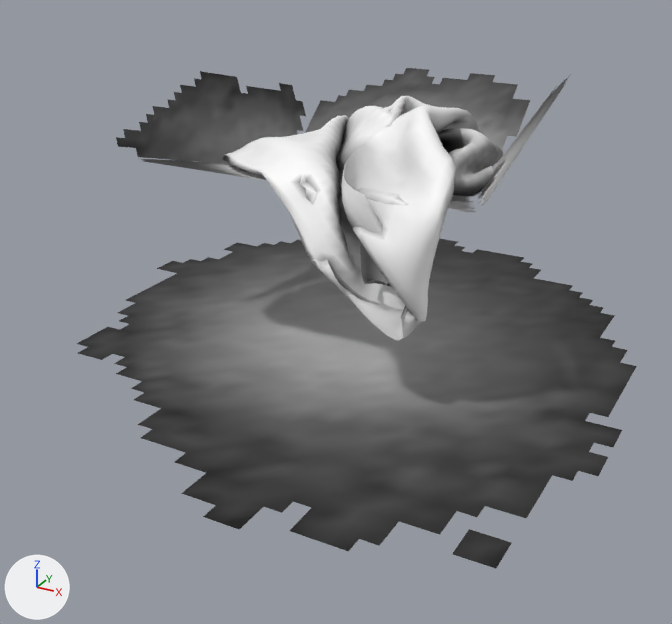
Two versions of the glTF model media/models/chair-blanket.glb, one commit apart.
The view is the same before and after, from a 50 mm lens placed at (1.09, -2.22, 1.03), pointed at (0.08, -0.38, 0.11). Every picture has the same lights, and +X, +Y and +Z are marked at lower left. The first picture is the older version.

Before the edit, the objects in view are built like this:
```python
me_fc_blanket = bpy.data.meshes.new('FC-blanket')
me_fc_blanket.from_pydata(...)  # 3657 vertices, 7072 faces; spans x -0.322..0.432, y -0.637..0.128, z 0.223..0.616
me_fc_blanket.materials.append(mat_defaultmaterial)
me_fc_blanket_fringe = bpy.data.meshes.new('FC-blanket_fringe')
me_fc_blanket_fringe.from_pydata(...)  # 318 vertices, 520 faces; spans x -0.322..0.395, y -0.646..-0.249, z 0.18..0.492
me_fc_blanket_fringe.materials.append(mat_defaultmaterial_001)
me_fc_blanket_shadow = bpy.data.meshes.new('FC-blanket_shadow')
me_fc_blanket_shadow.from_pydata(...)  # 2756 vertices, 4952 faces; spans x -0.68..0.8, y -1.1..0.54, z 0.0..0.64
me_fc_blanket_shadow.materials.append(mat_defaultmaterial_002)
ob_fc_blanket = bpy.data.objects.new('FC-blanket', me_fc_blanket)
ob_fc_blanket.location = (0.0, 0.0, 0.0)
ob_fc_blanket_fringe = bpy.data.objects.new('FC-blanket_fringe', me_fc_blanket_fringe)
ob_fc_blanket_fringe.location = (0.0, 0.0, 0.0)
ob_fc_blanket_shadow = bpy.data.objects.new('FC-blanket_shadow', me_fc_blanket_shadow)
ob_fc_blanket_shadow.location = (0.0, 0.0, 0.0)
```
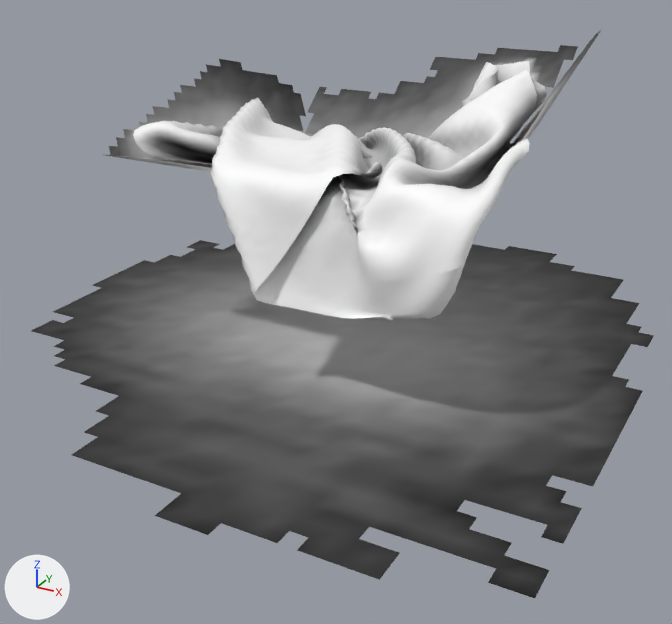
Boxes (x1, y1, x2, y2) around the edits, measured in the pictures (672 x 624 px; the box of a moved part takes in the faces that stretch with it):
'FC-blanket_shadow', reshaped (11% wider, 14% taller)
    before: (77, 68, 637, 568)
    after: (31, 29, 654, 598)
'FC-blanket', reshaped (52% wider)
    before: (232, 96, 504, 322)
    after: (133, 61, 547, 281)
'FC-blanket_fringe', reshaped (15% wider, 12% shorter)
    before: (222, 153, 423, 341)
    after: (235, 154, 467, 320)
part 1 of me_fc_blanket, moved or reshaped
    before: (234, 116, 484, 320)
    after: (180, 125, 495, 276)
part 2 of me_fc_blanket, recoloured
    before: (232, 96, 504, 322)
    after: (133, 61, 547, 281)
part 4 of me_fc_blanket_shadow, built on (mostly hidden before)
    before: (438, 238, 637, 380)
    after: (31, 240, 654, 598)
part 5 of me_fc_blanket_shadow, built on
    before: (364, 68, 429, 93)
    after: (206, 29, 601, 113)
part 6 of me_fc_blanket_shadow, added
    after: (105, 146, 166, 161)
part 7 of me_fc_blanket_shadow, recoloured
    both: (77, 71, 627, 568)

What the commit changed:
me_fc_blanket is used by ob_fc_blanket; location (0.0, 0.0, 0.0).
me_fc_blanket had 3657 vertices, 7072 faces and spanned x -0.322..0.432, y -0.637..0.128, z 0.223..0.616.
me_fc_blanket now has 3657 vertices, 7072 faces and spans x -0.468..0.521, y -0.65..0.369, z 0.312..0.643.
me_fc_blanket part 1: 3657 of 3657 vertices moved; they spanned x -0.322..0.432, y -0.637..0.128, z 0.223..0.616 and now span x -0.468..0.521, y -0.65..0.369, z 0.312..0.643; mean shift (-0.029, 0.025, 0.006).
me_fc_blanket part 2: 5249 kept faces spanning x -0.468..0.521, y -0.65..0.369, z 0.312..0.643 get new vertex colours.
me_fc_blanket_fringe is used by ob_fc_blanket_fringe; location (0.0, 0.0, 0.0).
me_fc_blanket_fringe had 318 vertices, 520 faces and spanned x -0.322..0.395, y -0.646..-0.249, z 0.18..0.492.
me_fc_blanket_fringe now has 424 vertices, 728 faces and spans x -0.044..0.493, y -0.646..-0.359, z 0.207..0.525.
me_fc_blanket_fringe part 3: 318 vertices removed from x -0.322..0.395, y -0.646..-0.249, z 0.18..0.492; 424 vertices added at x -0.044..0.493, y -0.646..-0.359, z 0.207..0.525.
me_fc_blanket_shadow is used by ob_fc_blanket_shadow; location (0.0, 0.0, 0.0).
me_fc_blanket_shadow had 2756 vertices, 4952 faces and spanned x -0.68..0.8, y -1.1..0.54, z 0.0..0.64.
me_fc_blanket_shadow now has 3151 vertices, 5686 faces and spans x -0.76..0.8, y -1.14..0.58, z 0.0..0.73.
me_fc_blanket_shadow part 4: 14 vertices removed from x -0.4..0.76, y -0.14..0.54, z 0.0; 226 vertices added at x -0.76..0.8, y -1.14..0.58, z 0.0.
me_fc_blanket_shadow part 5: 2 vertices moved from x -0.05..-0.03, y 0.33, z 0.59 to x 0.0..0.03, y 0.35..0.37, z 0.6..0.62; 11 vertices removed from x -0.17..-0.03, y 0.28..0.33, z 0.54..0.59; 170 vertices added at x -0.5..0.48, y -0.08..0.43, z 0.46..0.73.
me_fc_blanket_shadow part 6: 24 vertices added at x -0.49..-0.38, y -0.55..-0.38, z 0.43..0.48.
me_fc_blanket_shadow part 7: 3785 kept faces spanning x -0.68..0.8, y -1.1..0.5, z 0.0..0.64 get new vertex colours.
